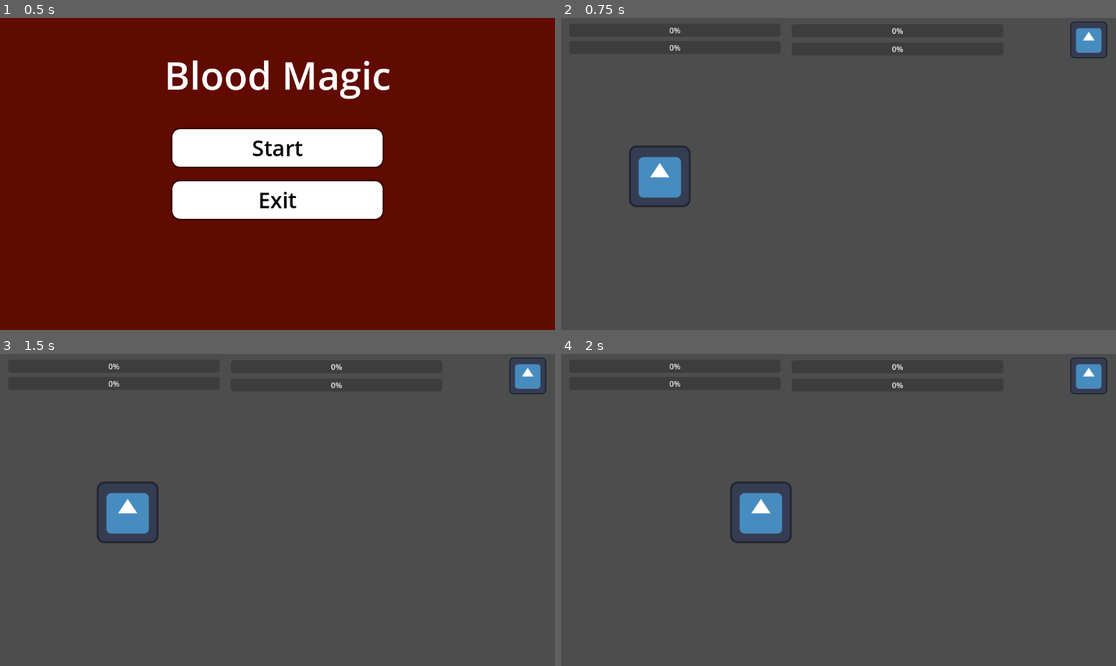
Above: before the commit, frames 1-4 (two rows, left to right).
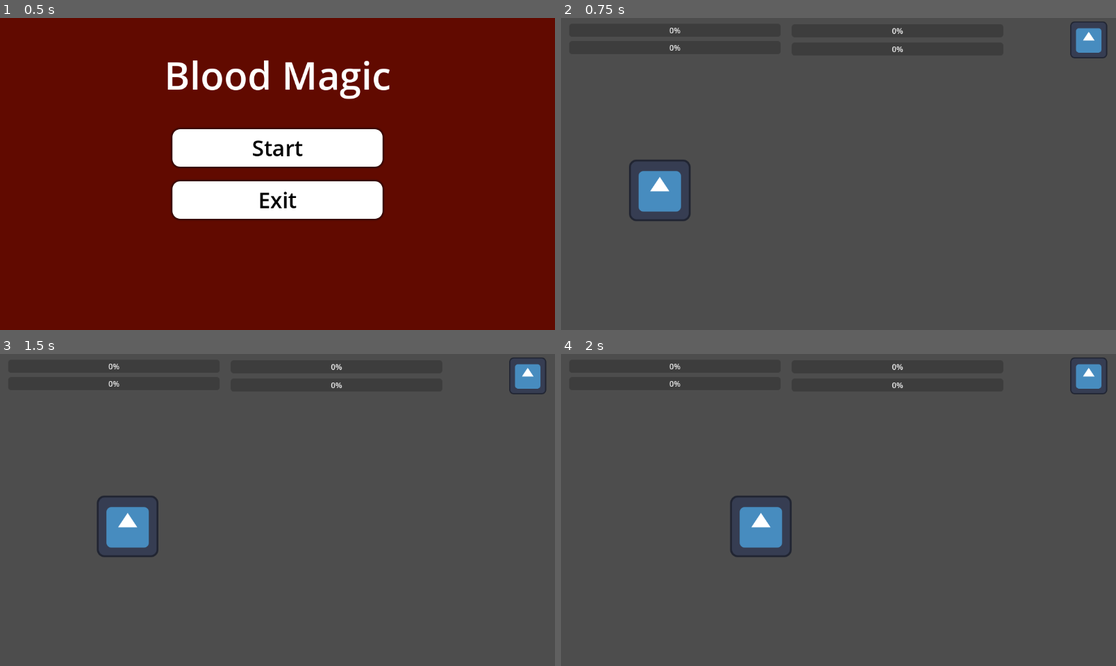
Above: after the commit, the same moments.

Repository: ckfrancois/BloodMagic
Game: Godot game, scene res://scenes/menus/main_menu.tscn
Same seed, same stepped clock (60 frames per second), same inputs: the game is played once before the commit and once after it. The engine's default icon, where the game draws it, is replaced by a stand-in: a white triangle on a blue panel in a dark square.
Inputs:
- Up to frame 1 (0.5 s): no input
- Up to frame 2 (0.75 s): click "Start" at 0.5 s
- Up to frame 3 (1.5 s): tap Enter at 1.25 s; hold Right (Right) from 1.28 s (still down)
- Up to frame 4 (2 s): keep holding Right (Right)

Frame 1 is identical in both runs. In frame 2, 1.1% of the frame differs, in the area x 12-24%, y 40-66%; in frame 3, 1.1%; in frame 4, 1.1%.

Commit message:
Really rough Map Blockout complete

Diff:
--- a/blood-magic/scenes/modes/overworld.tscn
+++ b/blood-magic/scenes/modes/overworld.tscn
@@ -10,7 +10,10 @@
 [ext_resource type="PackedScene" uid="uid://co4lceaouqq87" path="res://scenes/rooms/level_1.tscn" id="10_6hfbt"]
 [ext_resource type="PackedScene" uid="uid://br1flxpmbw5ak" path="res://scenes/rooms/camera_2d.tscn" id="11_2kuno"]
 [ext_resource type="PackedScene" uid="uid://b7cmd2qhjnp4o" path="res://scenes/rooms/level_3.tscn" id="11_w7ab0"]
+[ext_resource type="PackedScene" uid="uid://bdvo3na0dlg2h" path="res://scenes/rooms/level_4.tscn" id="12_l70g1"]
 [ext_resource type="PackedScene" uid="uid://bxu4rsdtevblm" path="res://scenes/rooms/level_2.tscn" id="12_w7ab0"]
+[ext_resource type="PackedScene" uid="uid://dr8ffxsvp73mp" path="res://scenes/rooms/level_5.tscn" id="13_l70g1"]
+[ext_resource type="PackedScene" uid="uid://b50irwllqjiat" path="res://scenes/rooms/level_6.tscn" id="14_x4rsx"]
 
 [node name="Overworld" type="Node2D"]
 
@@ -56,7 +59,7 @@
 offset_bottom = 135.0
 
 [node name="Player" parent="." instance=ExtResource("2_nyb65")]
-position = Vector2(205, 329)
+position = Vector2(205, 358)
 
 [node name="Camera2D" parent="." instance=ExtResource("11_2kuno")]
 
@@ -66,4 +69,13 @@
 position = Vector2(1155, -1)
 
 [node name="Level3" parent="." instance=ExtResource("11_w7ab0")]
-position = Vector2(1168, -655)
+position = Vector2(1175, -642)
+
+[node name="Level4" parent="." instance=ExtResource("12_l70g1")]
+position = Vector2(22, -652)
+
+[node name="Level5" parent="." instance=ExtResource("13_l70g1")]
+position = Vector2(2325, -641)
+
+[node name="Level6" parent="." instance=ExtResource("14_x4rsx")]
+position = Vector2(2327, 6)
--- a/blood-magic/scenes/rooms/level_3.tscn
+++ b/blood-magic/scenes/rooms/level_3.tscn
@@ -1,10 +1,13 @@
-[gd_scene load_steps=4 format=3 uid="uid://b7cmd2qhjnp4o"]
+[gd_scene load_steps=5 format=3 uid="uid://b7cmd2qhjnp4o"]
 
 [sub_resource type="RectangleShape2D" id="RectangleShape2D_mvegh"]
 size = Vector2(1152, 90)
 
 [sub_resource type="RectangleShape2D" id="RectangleShape2D_a1jo5"]
-size = Vector2(104, 225)
+size = Vector2(104, 369)
+
+[sub_resource type="RectangleShape2D" id="RectangleShape2D_pom6c"]
+size = Vector2(111, 404.25)
 
 [sub_resource type="RectangleShape2D" id="RectangleShape2D_0i1dv"]
 size = Vector2(851.938, 89)
@@ -17,33 +20,19 @@
 position = Vector2(576, 45)
 shape = SubResource("RectangleShape2D_mvegh")
 
-[node name="Wall2" type="StaticBody2D" parent="."]
-position = Vector2(571, 282)
-
-[node name="CollisionShape2D" type="CollisionShape2D" parent="Wall2"]
-position = Vector2(519, -157)
-shape = SubResource("RectangleShape2D_a1jo5")
-
 [node name="Wall3" type="StaticBody2D" parent="."]
 position = Vector2(571, 282)
 
 [node name="CollisionShape2D" type="CollisionShape2D" parent="Wall3"]
-position = Vector2(529, 253.5)
-shape = SubResource("RectangleShape2D_a1jo5")
-
-[node name="Wall4" type="StaticBody2D" parent="."]
-position = Vector2(-476, 282)
-
-[node name="CollisionShape2D" type="CollisionShape2D" parent="Wall4"]
-position = Vector2(519, -157)
+position = Vector2(519, 175.5)
 shape = SubResource("RectangleShape2D_a1jo5")
 
 [node name="Wall5" type="StaticBody2D" parent="."]
 position = Vector2(-476, 282)
 
 [node name="CollisionShape2D" type="CollisionShape2D" parent="Wall5"]
-position = Vector2(529, 221)
-shape = SubResource("RectangleShape2D_a1jo5")
+position = Vector2(527.5, 158.125)
+shape = SubResource("RectangleShape2D_pom6c")
 
 [node name="Wall6" type="StaticBody2D" parent="."]
 
--- /dev/null
+++ b/blood-magic/scenes/rooms/level_4.tscn
@@ -0,0 +1,77 @@
+[gd_scene load_steps=8 format=3 uid="uid://bdvo3na0dlg2h"]
+
+[ext_resource type="PackedScene" uid="uid://dwu08pukomrt1" path="res://scenes/items/temp_potion.tscn" id="1_w2080"]
+[ext_resource type="PackedScene" uid="uid://bn2oryar6amqd" path="res://scenes/enemy/enemy.tscn" id="2_207eh"]
+
+[sub_resource type="RectangleShape2D" id="RectangleShape2D_mvegh"]
+size = Vector2(1152, 90)
+
+[sub_resource type="RectangleShape2D" id="RectangleShape2D_hnt83"]
+size = Vector2(96, 497)
+
+[sub_resource type="RectangleShape2D" id="RectangleShape2D_a1jo5"]
+size = Vector2(104, 335)
+
+[sub_resource type="RectangleShape2D" id="RectangleShape2D_ql0it"]
+size = Vector2(796, 83.5)
+
+[sub_resource type="RectangleShape2D" id="RectangleShape2D_wqxiu"]
+size = Vector2(73, 158)
+
+[node name="Level4" type="Node2D"]
+
+[node name="Wall1" type="StaticBody2D" parent="."]
+
+[node name="CollisionShape2D" type="CollisionShape2D" parent="Wall1"]
+position = Vector2(576, 45)
+shape = SubResource("RectangleShape2D_mvegh")
+
+[node name="Wall2" type="StaticBody2D" parent="."]
+position = Vector2(0, 613)
+
+[node name="CollisionShape2D" type="CollisionShape2D" parent="Wall2"]
+position = Vector2(576, 20)
+shape = SubResource("RectangleShape2D_mvegh")
+
+[node name="Wall3" type="StaticBody2D" parent="."]
+
+[node name="CollisionShape2D" type="CollisionShape2D" parent="Wall3"]
+position = Vector2(51, 338.5)
+shape = SubResource("RectangleShape2D_hnt83")
+
+[node name="Wall4" type="StaticBody2D" parent="."]
+position = Vector2(571, 282)
+
+[node name="CollisionShape2D" type="CollisionShape2D" parent="Wall4"]
+position = Vector2(531, 137)
+shape = SubResource("RectangleShape2D_a1jo5")
+
+[node name="Obstacle1" type="StaticBody2D" parent="."]
+
+[node name="CollisionShape2D" type="CollisionShape2D" parent="Obstacle1"]
+position = Vector2(648, 301)
+shape = SubResource("RectangleShape2D_ql0it")
+
+[node name="Obstacle2" type="StaticBody2D" parent="."]
+
+[node name="CollisionShape2D" type="CollisionShape2D" parent="Obstacle2"]
+position = Vector2(293, 599)
+shape = SubResource("RectangleShape2D_wqxiu")
+
+[node name="Obstacle3" type="StaticBody2D" parent="."]
+
+[node name="CollisionShape2D" type="CollisionShape2D" parent="Obstacle3"]
+position = Vector2(765, 339)
+shape = SubResource("RectangleShape2D_wqxiu")
+
+[node name="TempPotion" parent="." instance=ExtResource("1_w2080")]
+position = Vector2(935, 477)
+
+[node name="enemy" parent="." instance=ExtResource("2_207eh")]
+position = Vector2(764, 501)
+
+[node name="enemy2" parent="." instance=ExtResource("2_207eh")]
+position = Vector2(299, 438)
+
+[node name="enemy3" parent="." instance=ExtResource("2_207eh")]
+position = Vector2(299, 171)
--- /dev/null
+++ b/blood-magic/scenes/rooms/level_5.tscn
@@ -0,0 +1,69 @@
+[gd_scene load_steps=8 format=3 uid="uid://dr8ffxsvp73mp"]
+
+[ext_resource type="PackedScene" uid="uid://bn2oryar6amqd" path="res://scenes/enemy/enemy.tscn" id="2_k0vap"]
+
+[sub_resource type="RectangleShape2D" id="RectangleShape2D_mvegh"]
+size = Vector2(1152, 90)
+
+[sub_resource type="RectangleShape2D" id="RectangleShape2D_hnt83"]
+size = Vector2(96, 497)
+
+[sub_resource type="RectangleShape2D" id="RectangleShape2D_a1jo5"]
+size = Vector2(104, 335)
+
+[sub_resource type="RectangleShape2D" id="RectangleShape2D_ql0it"]
+size = Vector2(796, 83.5)
+
+[sub_resource type="RectangleShape2D" id="RectangleShape2D_wqxiu"]
+size = Vector2(73, 158)
+
+[sub_resource type="RectangleShape2D" id="RectangleShape2D_5nlw1"]
+size = Vector2(455.25, 64.5)
+
+[node name="Level5" type="Node2D"]
+
+[node name="Wall1" type="StaticBody2D" parent="."]
+
+[node name="CollisionShape2D" type="CollisionShape2D" parent="Wall1"]
+position = Vector2(576, 45)
+shape = SubResource("RectangleShape2D_mvegh")
+
+[node name="Wall3" type="StaticBody2D" parent="."]
+
+[node name="CollisionShape2D" type="CollisionShape2D" parent="Wall3"]
+position = Vector2(1103, 340)
+shape = SubResource("RectangleShape2D_hnt83")
+
+[node name="Wall4" type="StaticBody2D" parent="."]
+position = Vector2(571, 282)
+
+[node name="CollisionShape2D" type="CollisionShape2D" parent="Wall4"]
+position = Vector2(-520, 159)
+shape = SubResource("RectangleShape2D_a1jo5")
+
+[node name="Obstacle1" type="StaticBody2D" parent="."]
+
+[node name="CollisionShape2D" type="CollisionShape2D" parent="Obstacle1"]
+position = Vector2(504, 387)
+shape = SubResource("RectangleShape2D_ql0it")
+
+[node name="Obstacle4" type="StaticBody2D" parent="."]
+
+[node name="CollisionShape2D" type="CollisionShape2D" parent="Obstacle4"]
+position = Vector2(559, 332)
+shape = SubResource("RectangleShape2D_wqxiu")
+
+[node name="enemy" parent="." instance=ExtResource("2_k0vap")]
+position = Vector2(200, 510)
+
+[node name="Obstacle 2" type="StaticBody2D" parent="."]
+
+[node name="CollisionShape2D" type="CollisionShape2D" parent="Obstacle 2"]
+position = Vector2(230, 614)
+shape = SubResource("RectangleShape2D_5nlw1")
+
+[node name="Obstacle 3" type="StaticBody2D" parent="."]
+
+[node name="CollisionShape2D" type="CollisionShape2D" parent="Obstacle 3"]
+position = Vector2(923.625, 614)
+shape = SubResource("RectangleShape2D_5nlw1")
--- /dev/null
+++ b/blood-magic/scenes/rooms/level_6.tscn
@@ -0,0 +1,56 @@
+[gd_scene load_steps=6 format=3 uid="uid://b50irwllqjiat"]
+
+[ext_resource type="PackedScene" uid="uid://bn2oryar6amqd" path="res://scenes/enemy/enemy.tscn" id="1_jokmq"]
+
+[sub_resource type="RectangleShape2D" id="RectangleShape2D_mvegh"]
+size = Vector2(1152, 90)
+
+[sub_resource type="RectangleShape2D" id="RectangleShape2D_hnt83"]
+size = Vector2(96, 497)
+
+[sub_resource type="RectangleShape2D" id="RectangleShape2D_ql0it"]
+size = Vector2(377, 83.5)
+
+[sub_resource type="RectangleShape2D" id="RectangleShape2D_5nlw1"]
+size = Vector2(455.25, 64.5)
+
+[node name="Level6" type="Node2D"]
+
+[node name="Wall1" type="StaticBody2D" parent="."]
+
+[node name="CollisionShape2D" type="CollisionShape2D" parent="Wall1"]
+position = Vector2(573, 597)
+shape = SubResource("RectangleShape2D_mvegh")
+
+[node name="Wall3" type="StaticBody2D" parent="."]
+
+[node name="CollisionShape2D" type="CollisionShape2D" parent="Wall3"]
+position = Vector2(1101, 310)
+shape = SubResource("RectangleShape2D_hnt83")
+
+[node name="Wall4" type="StaticBody2D" parent="."]
+
+[node name="CollisionShape2D" type="CollisionShape2D" parent="Wall4"]
+position = Vector2(46, 309)
+shape = SubResource("RectangleShape2D_hnt83")
+
+[node name="Obstacle1" type="StaticBody2D" parent="."]
+
+[node name="CollisionShape2D" type="CollisionShape2D" parent="Obstacle1"]
+position = Vector2(579, 318)
+shape = SubResource("RectangleShape2D_ql0it")
+
+[node name="enemy" parent="." instance=ExtResource("1_jokmq")]
+position = Vector2(970, 454)
+
+[node name="Obstacle 2" type="StaticBody2D" parent="."]
+
+[node name="CollisionShape2D" type="CollisionShape2D" parent="Obstacle 2"]
+position = Vector2(227, 31)
+shape = SubResource("RectangleShape2D_5nlw1")
+
+[node name="Obstacle 3" type="StaticBody2D" parent="."]
+
+[node name="CollisionShape2D" type="CollisionShape2D" parent="Obstacle 3"]
+position = Vector2(925, 31)
+shape = SubResource("RectangleShape2D_5nlw1")
Not shown: 1 places in blood-magic/scenes/modes/overworld.tscn that only renumber resources
